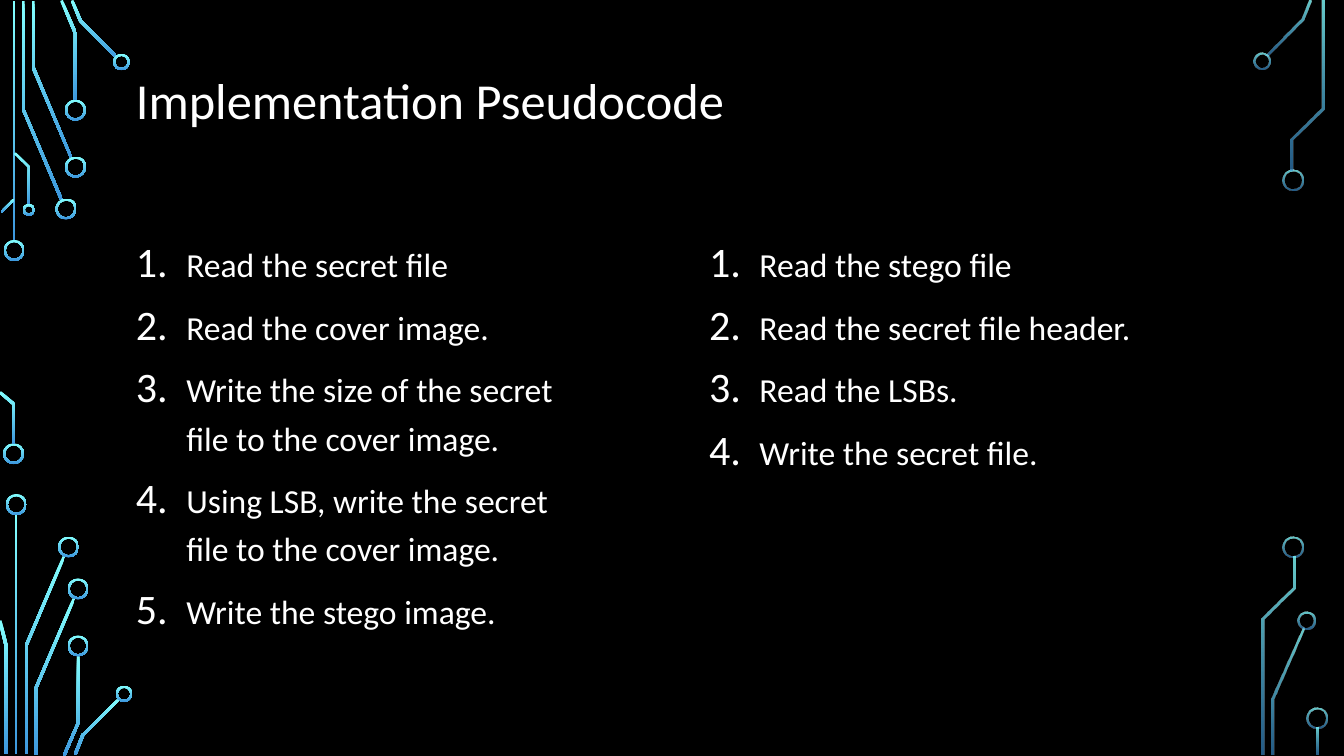
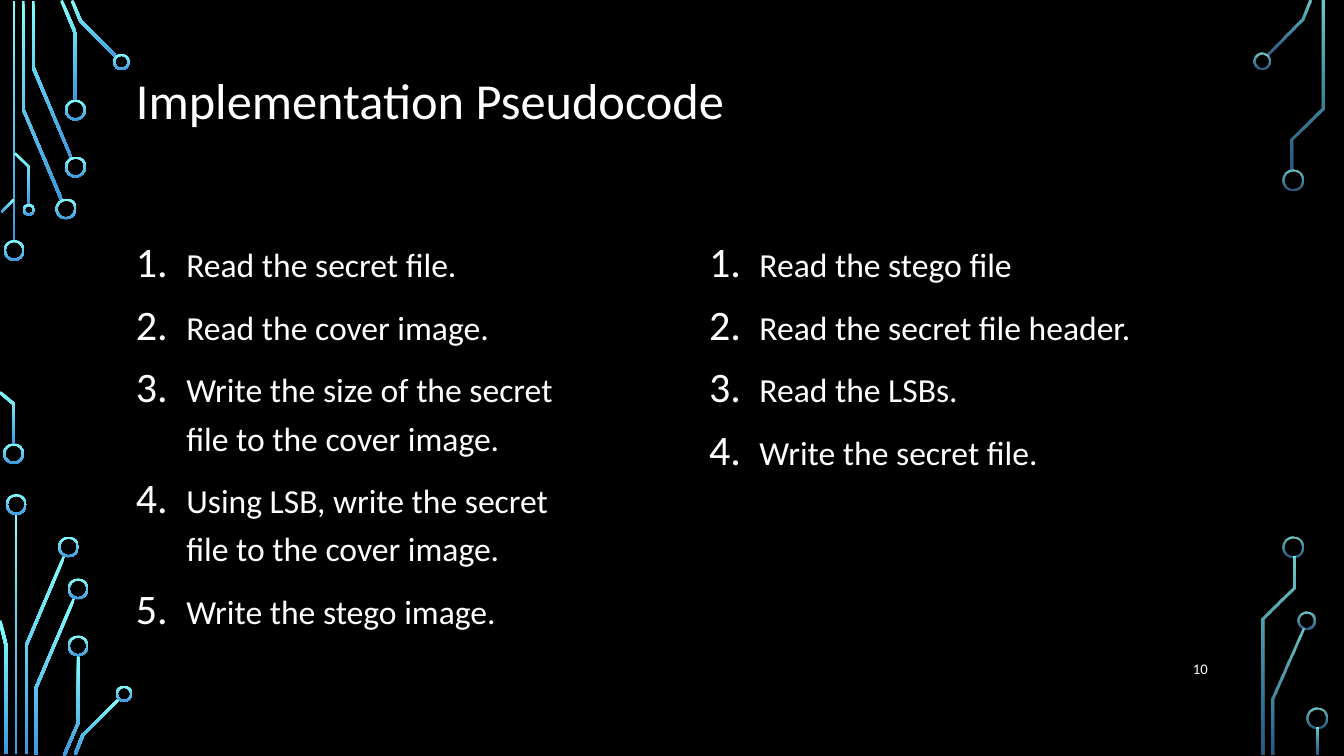
Before and after one commit to torrens/kainosSteg, a slide deck: slide 10 of kainosSteg.pptx. Drawn at 1344x756 pixels with LibreOffice and Linux fonts; fonts in the diff are those of the drawing; background and template pictures are left out. Boxes give left, top, right and bottom in pixels: in the first picture for what was removed or moved away, otherwise in the second. Text is boxed around its words. In the diff, an @@ line names an element or a change of style, - is before the commit and + after.

```diff
--- a/kainosSteg.pptx
+++ b/kainosSteg.pptx
@@ text at bbox=[186, 253, 457, 278]: text changed @@
-1. Read the secret file
+1. Read the secret file.
@@ page number added at bbox=[1193, 664, 1208, 674], 10.5 pt, text #FFFFFF @@
+10
```
Also in this commit, not shown: 11 other slides changed, 6 other files.
